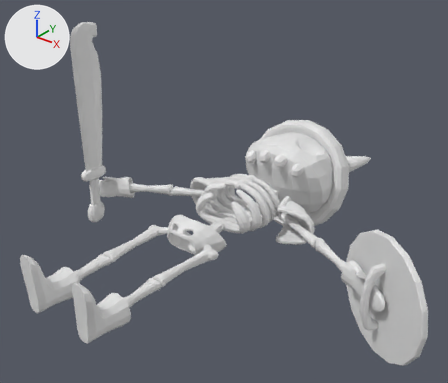
Two versions of the FBX model Viking Attack/Assets/Meshes/SM_Skeleton.fbx, one commit apart.
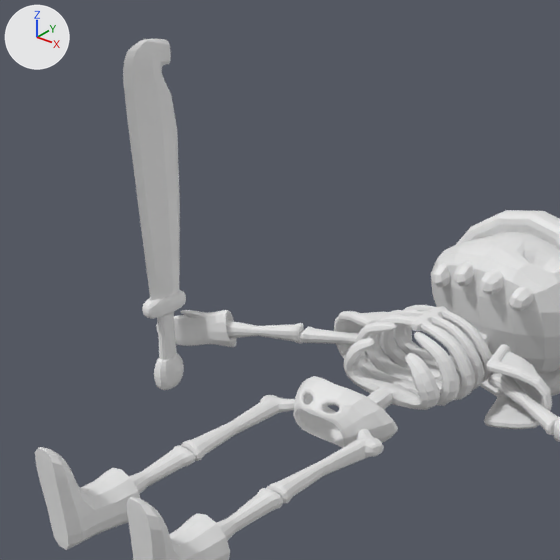
Each version appears first whole from a 50 mm lens placed at (12.32, -2.515, 1.823), pointed at (11.148, -1.049, 0.914), and next in a close-up on the part from 0% to 71% of the width and 0% to 83% of the height. The lights are fixed; the arrows at upper left show +X, +Y and +Z.

The first close-up shows 'Skeleton'.
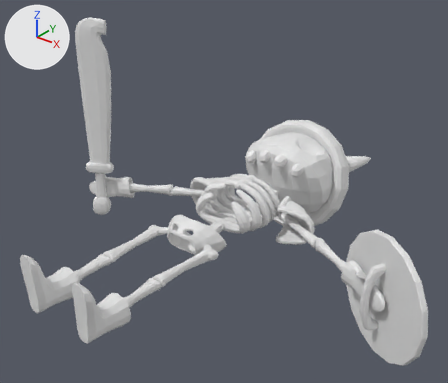
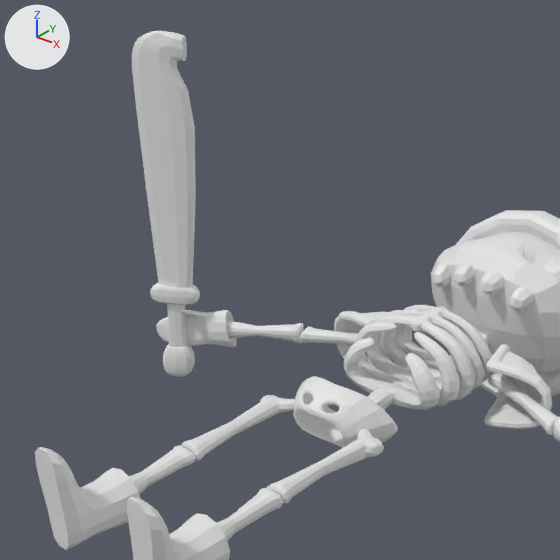
The newer file is also turned or shifted as a whole; pictures and numbers use the older file's frame.

What differs and where, as boxes [x1, y1, x2, y2] in the close-ups (560 x 560 px; the box of a moved part takes in the faces that stretch with it):
'Skeleton', reshaped
    before: [35, 39, 560, 560]
    after: [35, 31, 560, 560]
part 1 of me_cube_035, moved or reshaped
    before: [123, 39, 186, 390]
    after: [132, 31, 200, 377]

Diff of the bpy script that builds the scene:
```diff
--- a/Viking Attack/Assets/Meshes/SM_Skeleton.fbx.py
+++ b/Viking Attack/Assets/Meshes/SM_Skeleton.fbx.py
@@ me_cube_035 @@
 me_cube_035.from_pydata(...)  # 5007 vertices, 5036 faces; spans x -0.647..0.811, y -0.751..0.71, z -0.268..0.611
 # used by ob_skeleton; location = (11.096, -0.973, 0.785)
+# me_cube_035 part 1: the loose piece of 397 vertices spanning x -0.611..-0.567, y -0.16..-0.026, z -0.188..0.611 is turned -60.1 degrees about the z axis through its middle, then moved by (0.013, 0.025, 0.016)
```
